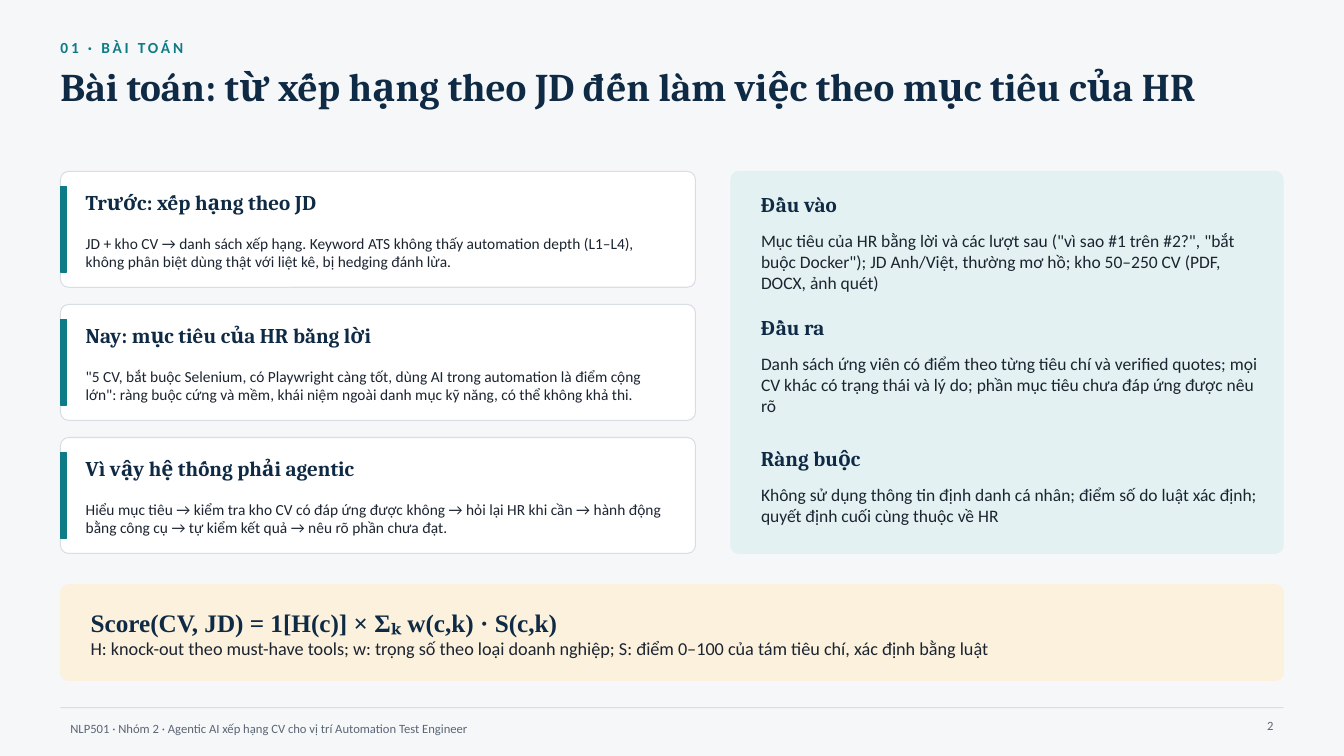
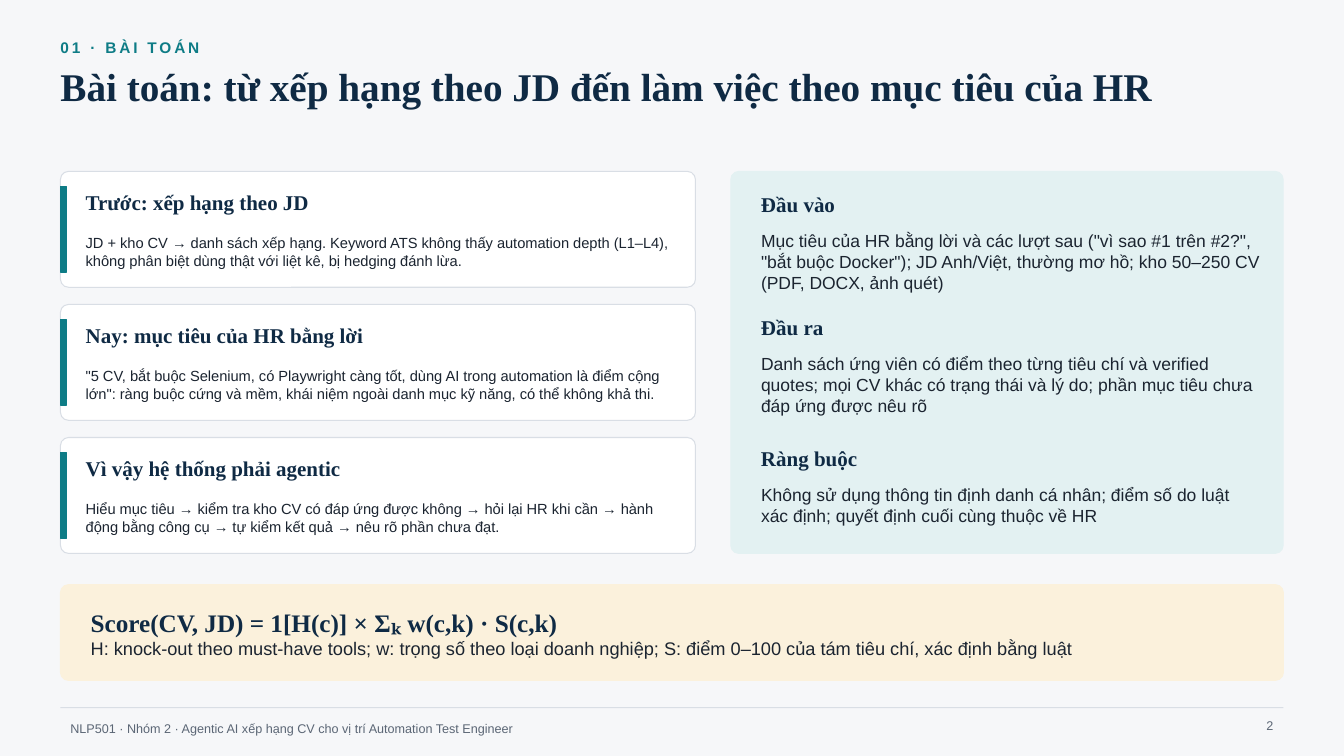
Before and after one commit to ZgsNat/NLP501.22_GROUP_2, a slide deck: slide 2 of NLP501_Nhom2_BaoCaoCuoiKy_v13.pptx. Drawn at 1344x756 pixels with LibreOffice and Linux fonts; fonts in the diff are those of the drawing. Boxes give left, top, right and bottom in pixels: in the first picture for what was removed or moved away, otherwise in the second. Text is boxed around its words. In the diff, an @@ line names an element or a change of style, - is before the commit and + after.

```diff
--- a/NLP501_Nhom2_BaoCaoCuoiKy_v13.pptx
+++ b/NLP501_Nhom2_BaoCaoCuoiKy_v13.pptx
@@ font Cambria to Times New Roman in 7 elements at [60, 72, 1152, 109], [86, 194, 309, 215], [86, 327, 363, 348], [86, 460, 340, 481], [761, 196, 835, 213], [761, 319, 824, 336], [761, 451, 857, 471] @@
@@ size 11 to 10.5 pt, font Calibri to Arial in 3 elements at [86, 236, 668, 269], [86, 369, 660, 402], [86, 502, 653, 535] @@
@@ text at [91, 641, 1072, 659]: font Calibri to Arial in "H: knock-out theo must-have tools; w: trọng ..." @@
@@ font Calibri to Arial in 6 elements at [60, 41, 199, 53], [761, 233, 1259, 293], [761, 356, 1253, 416], [761, 488, 1229, 526], [1266, 721, 1273, 730], [70, 723, 512, 736] @@
```
Also in this commit, not shown: 24 other slides changed.
